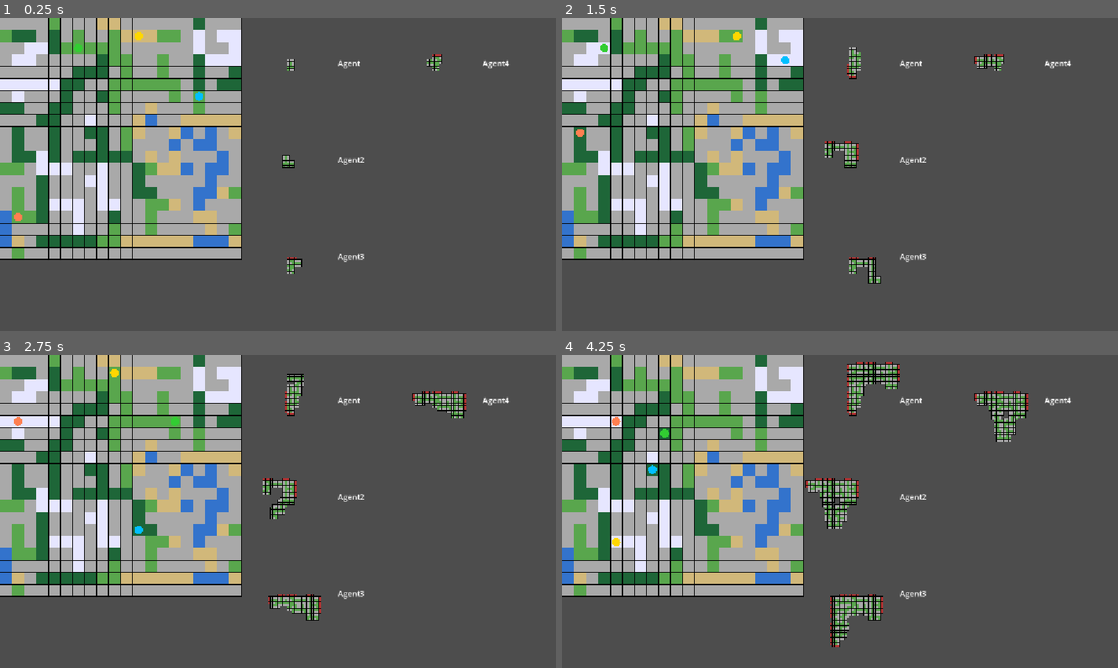
Above: before the commit, frames 1-4 (two rows, left to right).
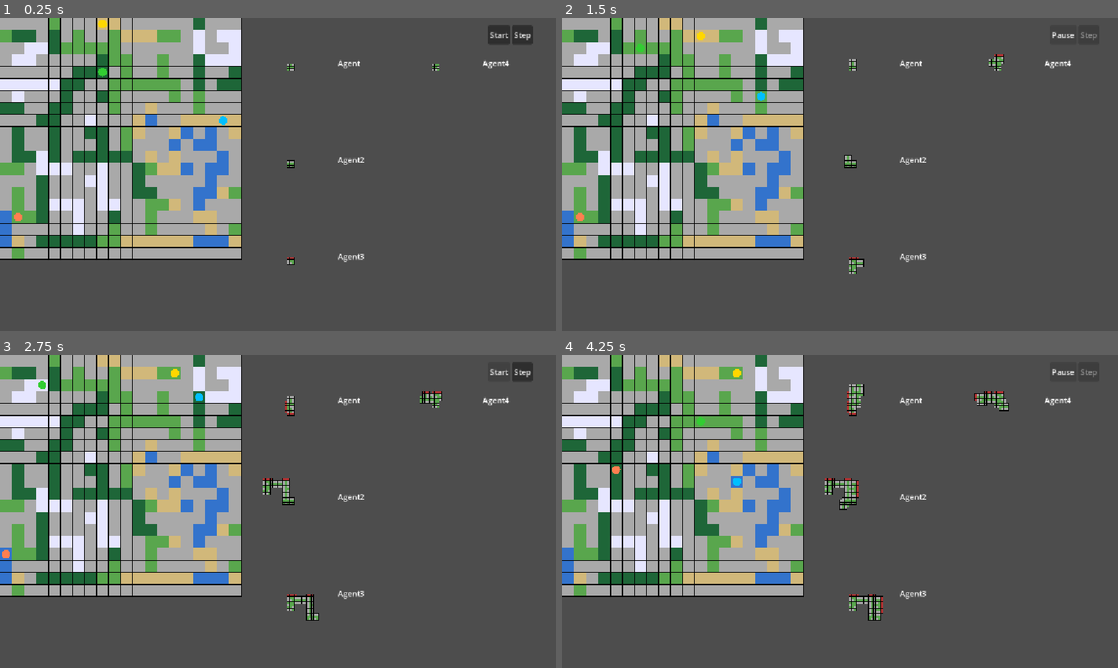
Above: after the commit, the same moments.

Repository: HugoGellida/Projet-SMA-Avanc-
Game: Godot game, scene res://node_2d.tscn
Same seed, same stepped clock (60 frames per second), same inputs: the game is played once before the commit and once after it.
Inputs (mouse positions are in pixels of both pictures, inside the frame that each line leads up to):
- Up to frame 1 (0.25 s): no input
- Up to frame 2 (1.5 s): click (1084, 33) at 0.5 s, where only the run after the commit has a clickable "Step"; click (1062, 33) at 1.25 s, where only the run after the commit has a clickable "Start"
- Up to frame 3 (2.75 s): click (500, 370) at 2 s, where only the run after the commit has a clickable "Pause"
- Up to frame 4 (4.25 s): click (1062, 370) at 2.75 s, where only the run after the commit has a clickable "Start"

The runs differ from the first frame. In frame 1, 0.9% of the frame differs, in the area x 13-96%, y 0-82%; in frame 2, 1.0%; in frame 3, 1.6%; in frame 4, 2.8%, in the area x 9-97%, y 2-94%.

Commit message:
add two button for start/pause and step for simulation

Diff:
--- a/node_2d.tscn
+++ b/node_2d.tscn
@@ -47,4 +47,22 @@
 [node name="AgentMapRenderer4" type="Node2D" parent="." unique_id=2071851482]
 script = ExtResource("4_q6r6c")
 
+[node name="UI" type="CanvasLayer" parent="." unique_id=76264809]
+
+[node name="ControlBar" type="HBoxContainer" parent="UI" unique_id=1463146085]
+offset_left = 1011.0
+offset_top = 15.0
+offset_right = 1104.0
+offset_bottom = 55.0
+
+[node name="RunPauseButton" type="Button" parent="UI/ControlBar" unique_id=344935116]
+layout_mode = 2
+offset_transform_enabled = true
+text = "Start
+"
+
+[node name="StepButton" type="Button" parent="UI/ControlBar" unique_id=1205743827]
+layout_mode = 2
+text = "Step"
+
 [connection signal="timeout" from="SimulationManager/StepTimer" to="SimulationManager" method="_on_setp_timer_timeout"]
--- a/scripts/SimulationManager.gd
+++ b/scripts/SimulationManager.gd
@@ -12,6 +12,11 @@
 @onready var agent_map_renderer_3: AgentMapRenderer = $"../AgentMapRenderer3"
 @onready var agent_map_renderer_4: AgentMapRenderer = $"../AgentMapRenderer4"
 
+@onready var step_timer: Timer = $StepTimer
+@onready var run_pause_button: Button = $"../UI/ControlBar/RunPauseButton"
+@onready var step_button: Button = $"../UI/ControlBar/StepButton"
+
+var simulation_finished: bool = false
 
 var agent_with_world_positions: Dictionary = {}
 
@@ -21,7 +26,14 @@
 var waiting_for_map_coverage: bool = false
 
 func _ready() -> void:
+	run_pause_button.disabled = true
+	step_button.disabled = true
+
+	run_pause_button.pressed.connect(_on_run_pause_button_pressed)
+	step_button.pressed.connect(_on_step_button_pressed)
+
 	call_deferred("initialize_agents")
+
 
 func initialize_agents() -> void:
 	if randomize_spawn:
@@ -63,7 +75,10 @@
 	# échanger la carte avant partir
 	_exchange_agent_maps()
 
-	$StepTimer.start()
+	#$StepTimer.start()
+	step_timer.stop()
+	simulation_finished = false
+	_update_control_buttons()
 
 
 func _get_free_cells() -> Array[Vector2i]:
@@ -166,6 +181,9 @@
 
 
 func step_simulation() -> void:
+	if simulation_finished:
+		return
+
 	simulation_step += 1
 	var all_finished: bool = true
 
@@ -217,7 +235,9 @@
 				break
 
 		if all_agent_maps_complete:
-			$StepTimer.stop()
+			simulation_finished = true
+			step_timer.stop()
+			_update_control_buttons()
 			print("Exploration finished! ")
 		elif not waiting_for_map_coverage:
 			waiting_for_map_coverage = true
@@ -242,3 +262,40 @@
 			missing_count += 1
 
 	return missing_count
+
+
+func _on_run_pause_button_pressed() -> void:
+	if simulation_finished:
+		return
+
+	if step_timer.is_stopped():
+		step_timer.start()
+	else:
+		step_timer.stop()
+
+	_update_control_buttons()
+
+
+func _on_step_button_pressed() -> void:
+	if simulation_finished or not step_timer.is_stopped():
+		return
+	step_simulation()
+	_update_control_buttons()
+
+
+func _update_control_buttons() -> void:
+	if simulation_finished:
+		run_pause_button.text = "Finished"
+		run_pause_button.disabled = true
+		step_button.disabled = true
+		return
+
+	var is_paused: bool = step_timer.is_stopped()
+	run_pause_button.disabled = false
+
+	if is_paused:
+		run_pause_button.text = "Start"
+	else:
+		run_pause_button.text = "Pause"
+
+	step_button.disabled = not is_paused
